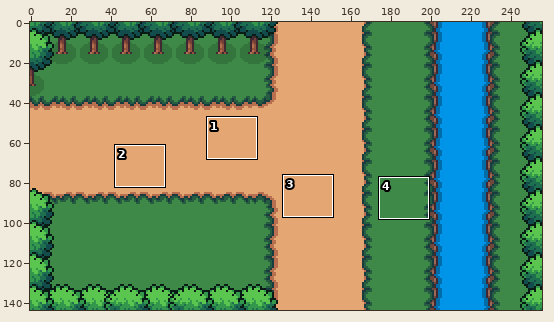
One commit to this sprite sheet: Maps/Spawn-map.gif. The picture above shows the old version from afar; the outline marks the close-up.
Close-up. Earlier state:
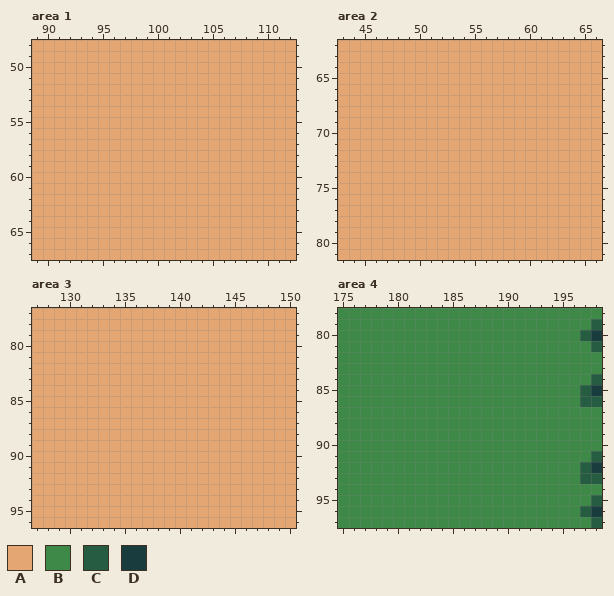
The file is 256x144 pixels. Shown: area 1: x 89..112, y 48..67; area 2: x 43..66, y 62..81; area 3: x 127..150, y 77..96; area 4: x 175..198, y 78..97. The commit also changed other parts of the picture, which this record leaves out.
Palette (. is transparent): A #e4a672  B #3e8948  C #265c42  D #193c3e
Pixels before, area 1, first column x 89:
48 AAAAAAAAAAAAAAAAAAAAAAAA
49 AAAAAAAAAAAAAAAAAAAAAAAA
50 AAAAAAAAAAAAAAAAAAAAAAAA
51 AAAAAAAAAAAAAAAAAAAAAAAA
52 AAAAAAAAAAAAAAAAAAAAAAAA
53 AAAAAAAAAAAAAAAAAAAAAAAA
54 AAAAAAAAAAAAAAAAAAAAAAAA
55 AAAAAAAAAAAAAAAAAAAAAAAA
56 AAAAAAAAAAAAAAAAAAAAAAAA
57 AAAAAAAAAAAAAAAAAAAAAAAA
58 AAAAAAAAAAAAAAAAAAAAAAAA
59 AAAAAAAAAAAAAAAAAAAAAAAA
60 AAAAAAAAAAAAAAAAAAAAAAAA
61 AAAAAAAAAAAAAAAAAAAAAAAA
62 AAAAAAAAAAAAAAAAAAAAAAAA
63 AAAAAAAAAAAAAAAAAAAAAAAA
64 AAAAAAAAAAAAAAAAAAAAAAAA
65 AAAAAAAAAAAAAAAAAAAAAAAA
66 AAAAAAAAAAAAAAAAAAAAAAAA
67 AAAAAAAAAAAAAAAAAAAAAAAA
Pixels before, area 2, first column x 43:
62 AAAAAAAAAAAAAAAAAAAAAAAA
63 AAAAAAAAAAAAAAAAAAAAAAAA
64 AAAAAAAAAAAAAAAAAAAAAAAA
65 AAAAAAAAAAAAAAAAAAAAAAAA
66 AAAAAAAAAAAAAAAAAAAAAAAA
67 AAAAAAAAAAAAAAAAAAAAAAAA
68 AAAAAAAAAAAAAAAAAAAAAAAA
69 AAAAAAAAAAAAAAAAAAAAAAAA
70 AAAAAAAAAAAAAAAAAAAAAAAA
71 AAAAAAAAAAAAAAAAAAAAAAAA
72 AAAAAAAAAAAAAAAAAAAAAAAA
73 AAAAAAAAAAAAAAAAAAAAAAAA
74 AAAAAAAAAAAAAAAAAAAAAAAA
75 AAAAAAAAAAAAAAAAAAAAAAAA
76 AAAAAAAAAAAAAAAAAAAAAAAA
77 AAAAAAAAAAAAAAAAAAAAAAAA
78 AAAAAAAAAAAAAAAAAAAAAAAA
79 AAAAAAAAAAAAAAAAAAAAAAAA
80 AAAAAAAAAAAAAAAAAAAAAAAA
81 AAAAAAAAAAAAAAAAAAAAAAAA
Pixels before, area 3, first column x 127:
77 AAAAAAAAAAAAAAAAAAAAAAAA
78 AAAAAAAAAAAAAAAAAAAAAAAA
79 AAAAAAAAAAAAAAAAAAAAAAAA
80 AAAAAAAAAAAAAAAAAAAAAAAA
81 AAAAAAAAAAAAAAAAAAAAAAAA
82 AAAAAAAAAAAAAAAAAAAAAAAA
83 AAAAAAAAAAAAAAAAAAAAAAAA
84 AAAAAAAAAAAAAAAAAAAAAAAA
85 AAAAAAAAAAAAAAAAAAAAAAAA
86 AAAAAAAAAAAAAAAAAAAAAAAA
87 AAAAAAAAAAAAAAAAAAAAAAAA
88 AAAAAAAAAAAAAAAAAAAAAAAA
89 AAAAAAAAAAAAAAAAAAAAAAAA
90 AAAAAAAAAAAAAAAAAAAAAAAA
91 AAAAAAAAAAAAAAAAAAAAAAAA
92 AAAAAAAAAAAAAAAAAAAAAAAA
93 AAAAAAAAAAAAAAAAAAAAAAAA
94 AAAAAAAAAAAAAAAAAAAAAAAA
95 AAAAAAAAAAAAAAAAAAAAAAAA
96 AAAAAAAAAAAAAAAAAAAAAAAA
Pixels before, area 4, first column x 175:
78 BBBBBBBBBBBBBBBBBBBBBBBB
79 BBBBBBBBBBBBBBBBBBBBBBBC
80 BBBBBBBBBBBBBBBBBBBBBBCD
81 BBBBBBBBBBBBBBBBBBBBBBBC
82 BBBBBBBBBBBBBBBBBBBBBBBB
83 BBBBBBBBBBBBBBBBBBBBBBBB
84 BBBBBBBBBBBBBBBBBBBBBBBC
85 BBBBBBBBBBBBBBBBBBBBBBCD
86 BBBBBBBBBBBBBBBBBBBBBBCC
87 BBBBBBBBBBBBBBBBBBBBBBBB
88 BBBBBBBBBBBBBBBBBBBBBBBB
89 BBBBBBBBBBBBBBBBBBBBBBBB
90 BBBBBBBBBBBBBBBBBBBBBBBB
91 BBBBBBBBBBBBBBBBBBBBBBBC
92 BBBBBBBBBBBBBBBBBBBBBBCD
93 BBBBBBBBBBBBBBBBBBBBBBCC
94 BBBBBBBBBBBBBBBBBBBBBBBB
95 BBBBBBBBBBBBBBBBBBBBBBBC
96 BBBBBBBBBBBBBBBBBBBBBBCD
97 BBBBBBBBBBBBBBBBBBBBBBBC
Now the later version:
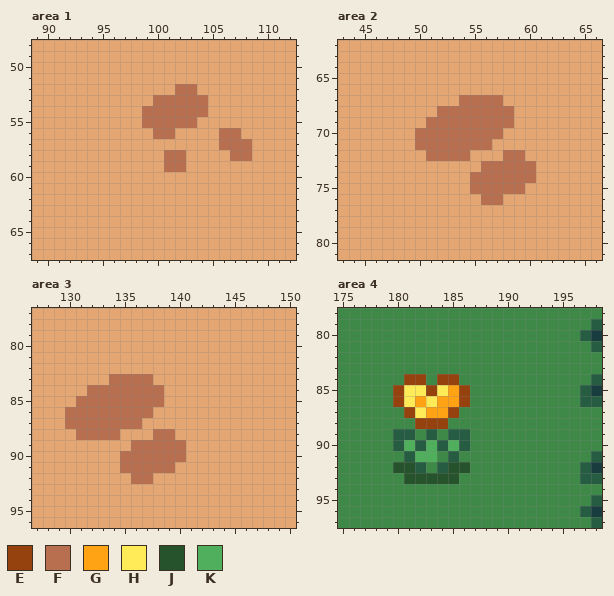
Colours new in this view: E #95420f  F #b86f50  G #ffa214  H #ffeb57  J #26532c  K #50af5d
Edits made:
Area 1:
The author changed colour A to colour F in row 52 at x 102 to 103; in row 53 at x 100 to 104; in row 54 at x 99 to 104; in row 55 at x 99 to 103; in row 56 at x 100 to 101 and 106 to 107; in row 57 at x 106 to 108.
The author changed colour A to colour F in row 58 at x 101 to 102 and 107 to 108; in row 59 at x 101 to 102.
Area 2:
The author changed colour A to colour F in row 67 at x 54 to 57; in row 68 at x 52 to 58; in row 69 at x 51 to 58; in row 70 at x 50 to 57; in row 71 at x 50 to 56; in row 72 at x 51 to 54 and 58 to 59.
The author changed colour A to colour F in row 73 at x 56 to 60; in row 74 at x 55 to 60; in row 75 at x 55 to 59; in row 76 at x 56 to 57.
Area 3:
The author changed colour A to colour F in row 83 at x 134 to 137; in row 84 at x 132 to 138; in row 85 at x 131 to 138; in row 86 at x 130 to 137; in row 87 at x 130 to 136; in row 88 at x 131 to 134 and 138 to 139.
The author changed colour A to colour F in row 89 at x 136 to 140; in row 90 at x 135 to 140; in row 91 at x 135 to 139; in row 92 at x 136 to 137.
Area 4:
The author changed colour B to colour C in row 89 at x 180 to 181, 183 and 185 to 186; in row 90 at x 180, 182, 184 and 186; in row 91 at x 181 and 185; in row 92 at x 182 and 184.
The author changed colour B to colour E in row 84 at x 181 to 182 and 184 to 185; in row 85 at x 180, 183 and 186; in row 86 at x 180 and 186; in row 87 at x 181 and 185; in row 88 at x 182 to 184.
The author changed colour B to colour G in row 85 at x 185; in row 86 at x 182 and 184 to 185; in row 87 at x 183 to 184.
The author changed colour B to colour H in row 85 at x 181 to 182 and 184; in row 86 at x 181 and 183; in row 87 at x 182.
The author changed colour B to colour J in row 92 at x 180 to 181 and 185 to 186; in row 93 at x 181 to 185.
The author changed colour B to colour K in row 90 at x 181, 183 and 185; in row 91 at x 182 to 183.
Where, in picture pixels (left, top, right, bottom), the same in both close-ups:
changed: (142, 84, 252, 172)
changed: (415, 95, 536, 205)
changed: (65, 374, 186, 484)
changed: (393, 374, 470, 484)
